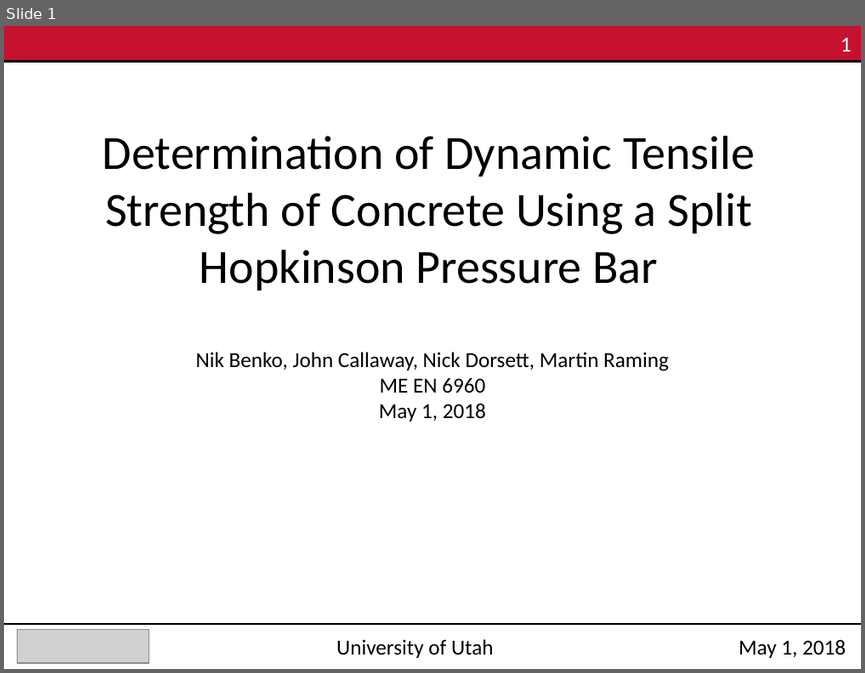
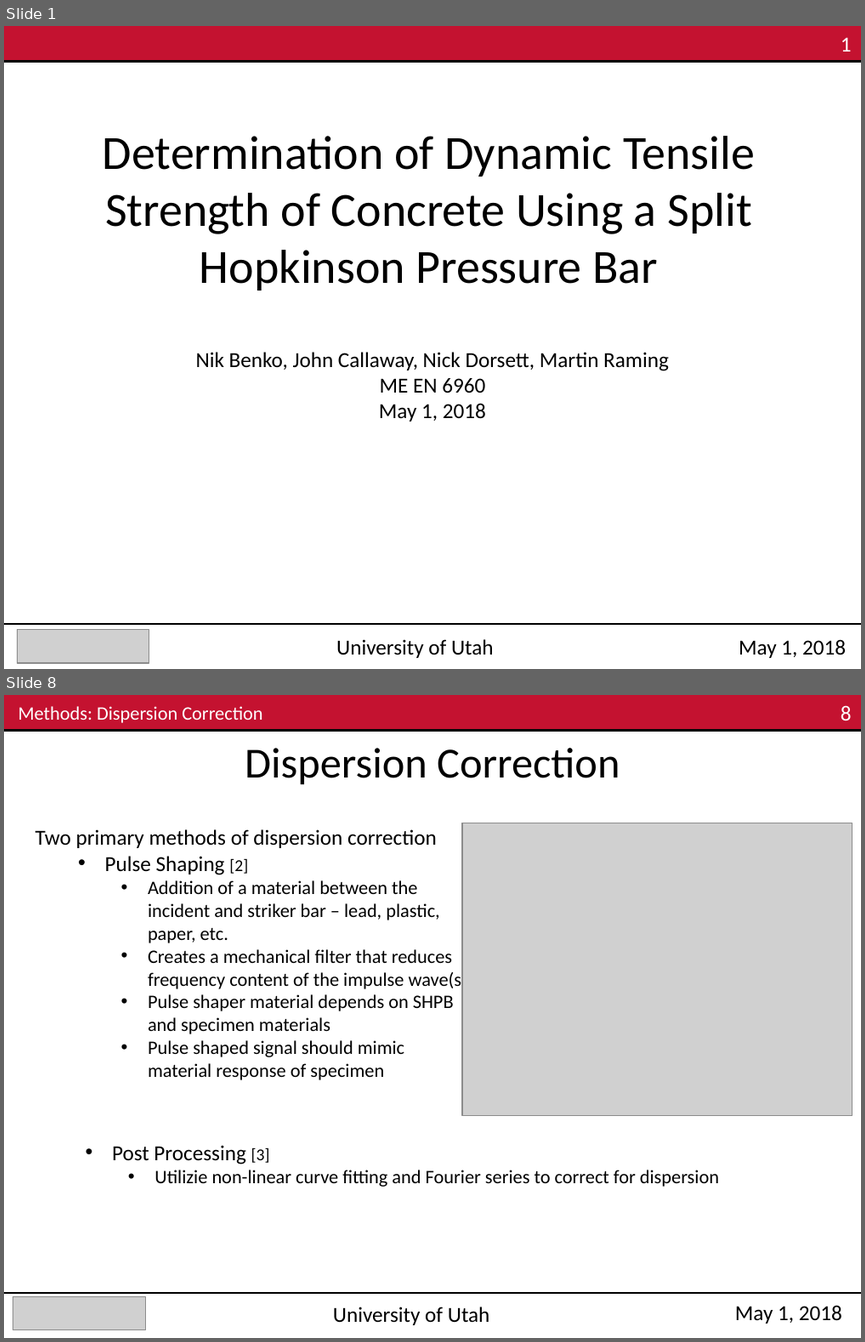
Before and after one commit to Mar-ten/PMAA_Fracture, a slide deck: ME EN 6960_Group4_Exp3.pptx. Shown one above the other, each under a label of ours: slide 1 before the commit, slides 1 and 8 after it; the slides between them are not shown. The pictures are 865x673 and 865x1342 pixels, drawn with LibreOffice and Linux fonts; fonts in the diff are those of the drawing; grey boxes stand for pictures. Boxes give left, top, right and bottom in pixels: in the first picture for what was removed or moved away, otherwise in the second. Text is boxed around its words. In the diff, an @@ line names an element or a change of style, - is before the commit and + after.

```diff
--- a/ME EN 6960_Group4_Exp3.pptx
+++ b/ME EN 6960_Group4_Exp3.pptx
@@ slide 8 added at (4,695,861,1338), background #FFFFFF @@
@@ rectangle added at (4,695,861,730), fill #C41230 @@
@@ text added at (18,706,262,723), 16 pt, text #FFFFFF @@
+Methods: Dispersion Correction
@@ text added at (840,705,851,721), 18 pt, text #FFFFFF @@
+8
@@ line added from (4, 730) to (861, 730), #000000 2 pt @@
@@ text added at (245,748,619,784), 36 pt, text #000000 @@
+Dispersion Correction
@@ text added at (35,829,472,1080), 16 pt, text #000000 @@
+Two primary methods of dispersion correction
+  • Pulse Shaping [2]
+    • Addition of a material between the incident and striker bar – lead, plastic, paper, etc.
+    • Creates a mechanical filter that reduces frequency content of the impulse wave(s).
+    • Pulse shaper material depends on SHPB and specimen materials
+    • Pulse shaped signal should mimic material response of specimen
@@ picture added at (462,823,852,1115) @@
@@ text added at (112,1145,719,1186), 16 pt, text #000000 @@
+  • Post Processing [3]
+    • Utilizie non-linear curve fitting and Fourier series to correct for dispersion
@@ line added from (4, 1293) to (861, 1293), #000000 1 pt @@
@@ picture added at (13,1297,145,1330) @@
@@ text added at (333,1306,490,1325), 18 pt, text #000000 @@
+University of Utah
@@ text added at (735,1304,842,1323), 18 pt, text #000000 @@
+May 1, 2018
```
Also in this commit, not shown: 12 other slides added, 9 slides removed.
